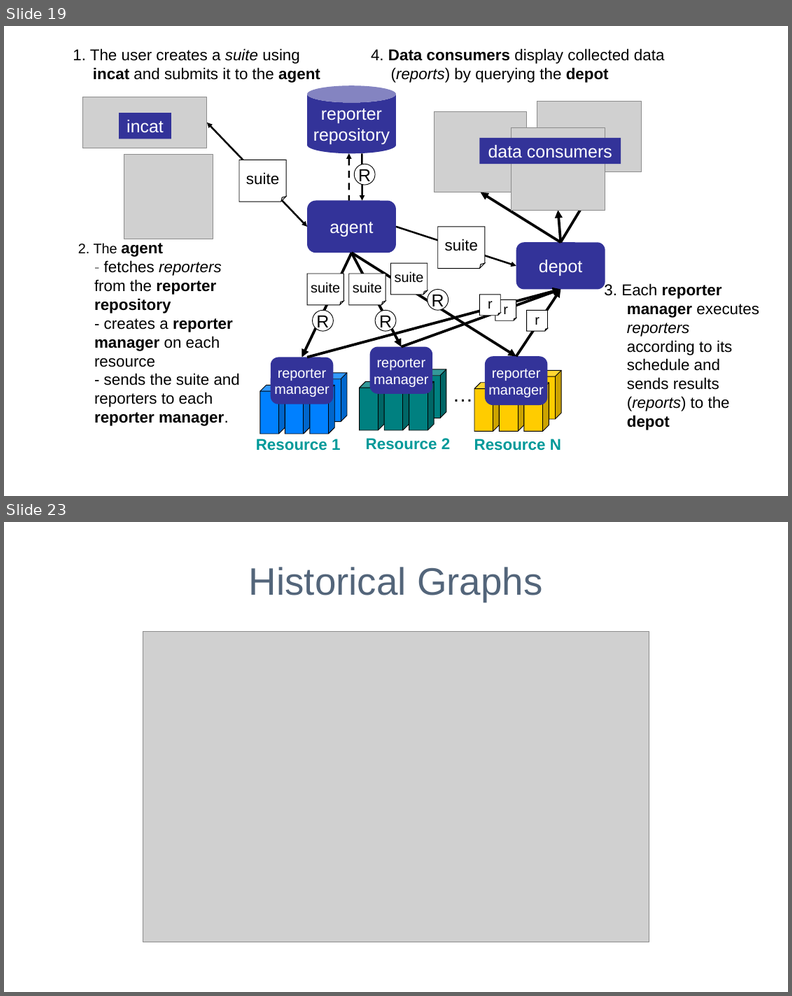
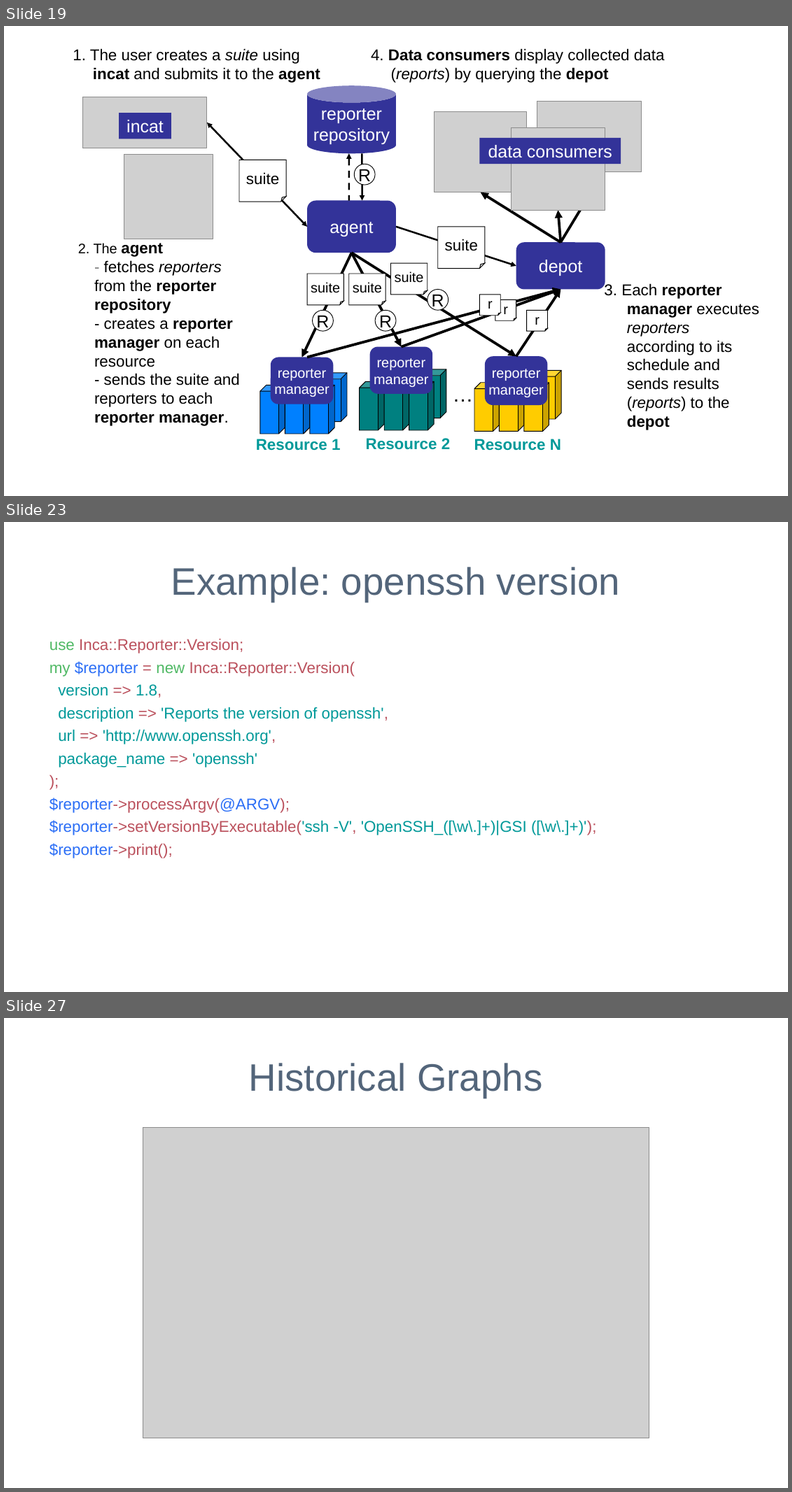
Before and after one commit to IncaProject/inca-xsede, a slide deck: talks/sc06/sc_06.ppt. Shown one above the other, each under a label of ours: slides 19 and 23 before the commit, slides 19, 23 and 27 after it; the slides between them are not shown. The pictures are 792x996 and 792x1492 pixels, drawn with LibreOffice and Linux fonts; fonts in the diff are those of the drawing; grey boxes stand for pictures; background and template pictures are left out. Boxes give left, top, right and bottom in pixels: in the first picture for what was removed or moved away, otherwise in the second. Text is boxed around its words. In the diff, an @@ line names an element or a change of style, - is before the commit and + after.

```diff
--- a/talks/sc06/sc_06.ppt
+++ b/talks/sc06/sc_06.ppt
@@ slide 23 added at (4, 522, 788, 992), background #FFFFFF @@
@@ title added at (171, 567, 620, 602), 44 pt, text #53657A @@
+Example: openssh version
@@ text added at (50, 638, 596, 859), 18 pt, text #009999 @@
+use Inca::Reporter::Version;
+my $reporter = new Inca::Reporter::Version(
+version => 1.8,
+description => 'Reports the version of openssh',
+url => 'http://www.openssh.org',
+package_name => 'openssh'
+);
+$reporter->processArgv(@ARGV);
+$reporter->setVersionByExecutable('ssh -V', 'OpenSSH_([\w\.]+)|GSI ([\w\.]+)');
+$reporter->print();
@@ what was slide 23 is now slide 27 @@
```
Also in this commit, not shown: 6 slides changed, 3 other slides added, 1 slide removed.
